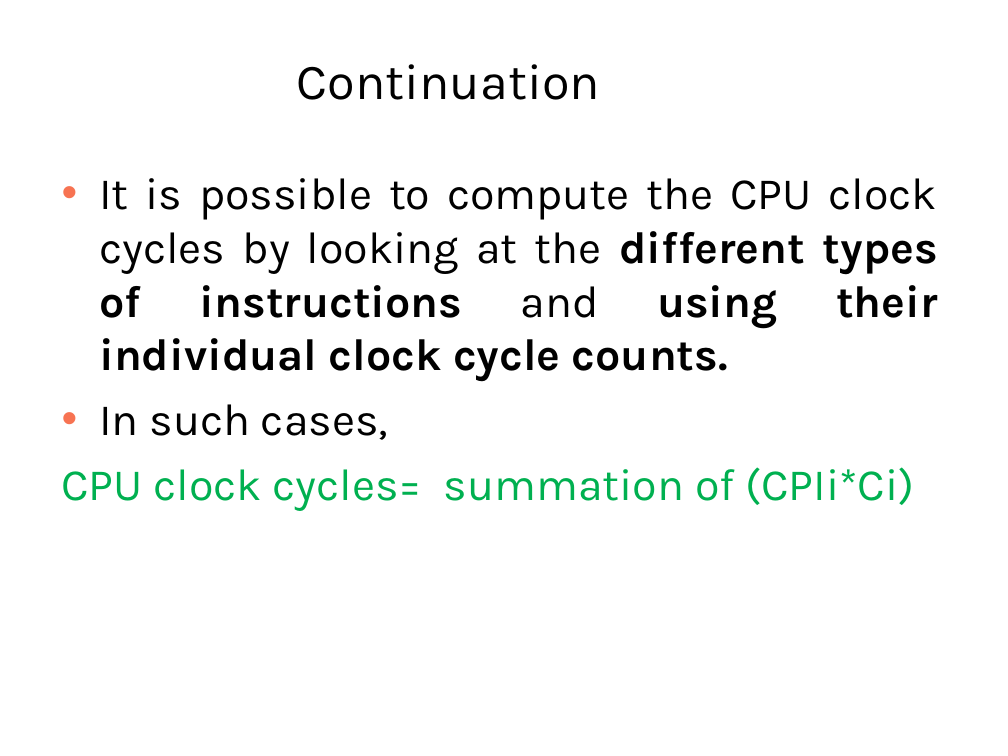
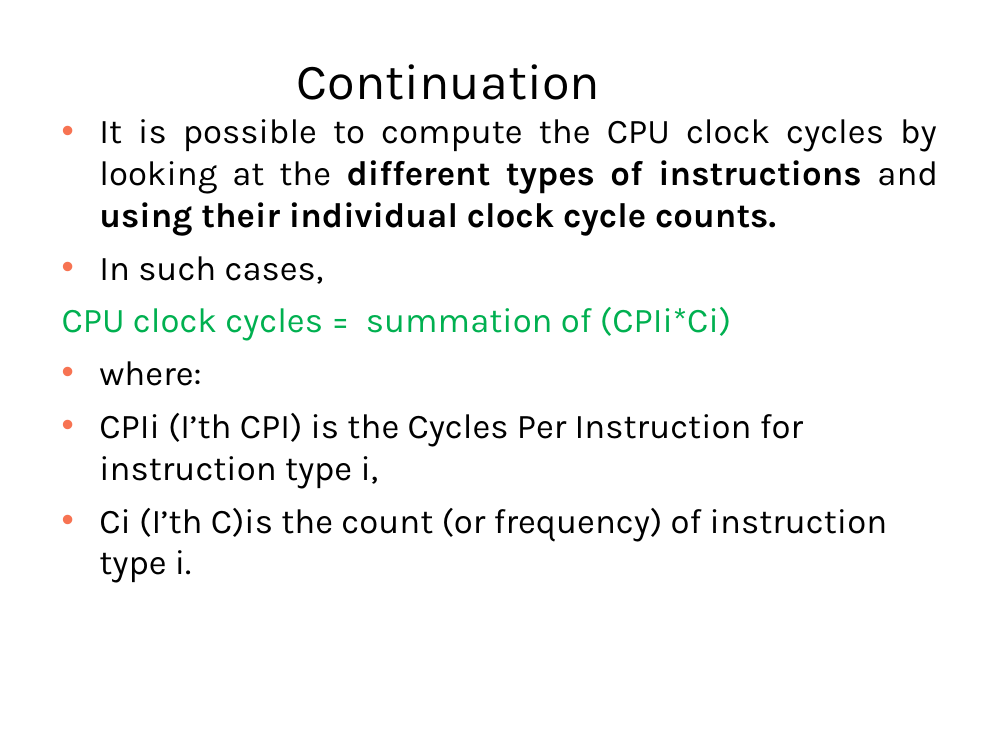
Before and after one commit to Syedshajib55/Computer-Architecture, a slide deck: slide 28 of CSE_213_L2.ppt (slide 23 before the commit). Drawn at 1008x756 pixels with LibreOffice and Linux fonts; fonts in the diff are those of the drawing. Boxes give left, top, right and bottom in pixels: in the first picture for what was removed or moved away, otherwise in the second. Text is boxed around its words. In the diff, an @@ line names an element or a change of style, - is before the commit and + after.

```diff
--- a/CSE_213_L2.ppt
+++ b/CSE_213_L2.ppt
@@ text "It is possible to compute ...": place and size @@
-text "It is possible to compute ..." at [62,178,938,511]
+text "It is possible to compute ..." at [62,119,938,583]
@@ text at [99,119,938,284]: size 32 to 24.8 pt in "It is possible to compute the CPU ...", "In such cases," @@
@@ text at [62,307,887,583]: text changed; size 32 to 24.8 pt; text colour #00B050 to #000000 @@
-CPU clock cycles= summation of (CPIi*Ci)
+CPU clock cycles = summation of (CPIi*Ci)
+• where:
+• CPIi (I’th CPI) is the Cycles Per Instruction for instruction type i,
+• Ci (I’th C)is the count (or frequency) of instruction type i.
```
Also in this commit, not shown: 6 other slides changed, 5 slides added, 1 other file.
